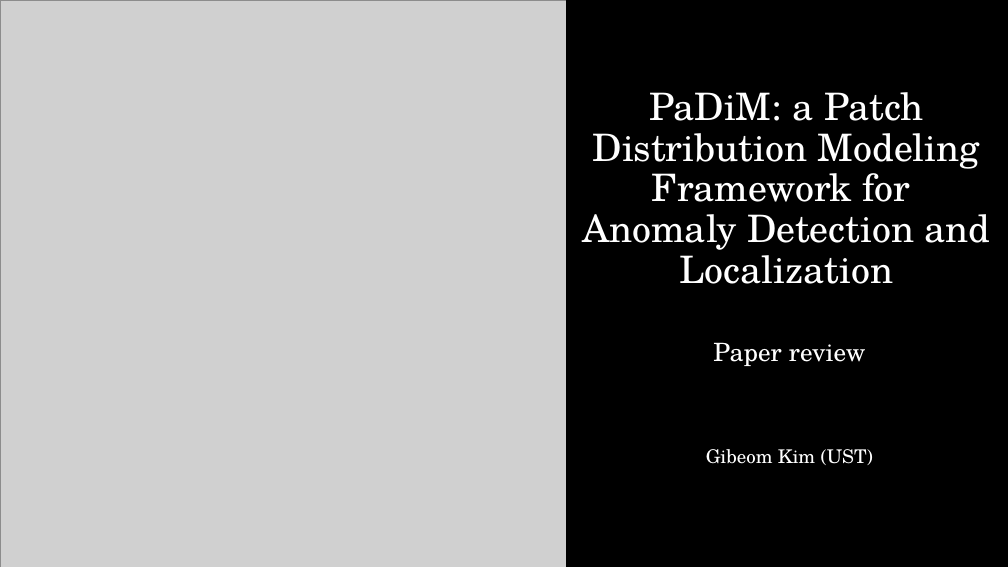
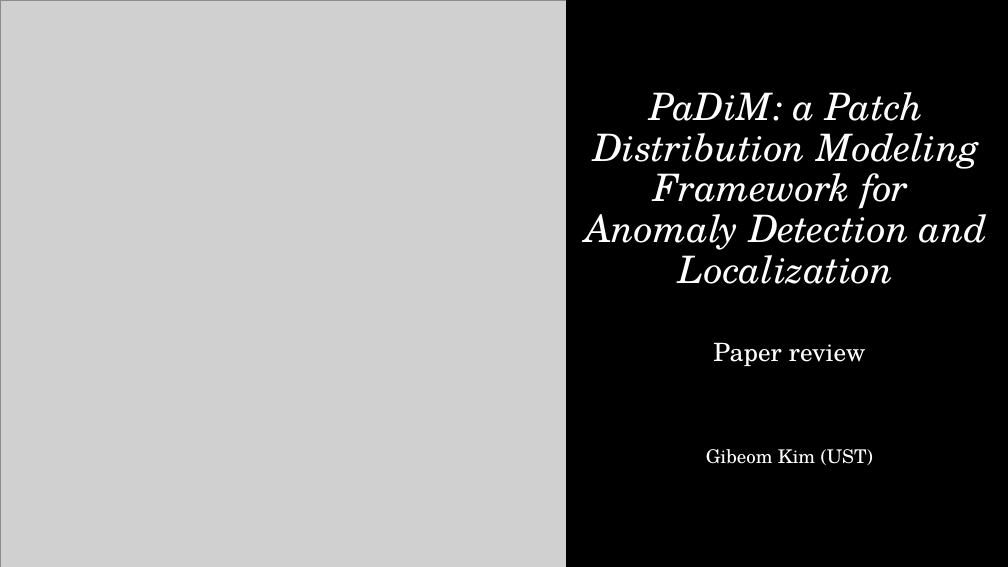
Before and after one commit to chroion/paper-review, a slide deck: slide 1 of Patch Distribution Modeling Framework for Anomaly Detection and Localization/Patch Distribution Modeling Framework for Anomaly Detection and Localization(eng).pptx. Drawn at 1008x567 pixels with LibreOffice and Linux fonts; fonts in the diff are those of the drawing; grey boxes stand for pictures. Boxes give left, top, right and bottom in pixels: in the first picture for what was removed or moved away, otherwise in the second. Text is boxed around its words. In the diff, an @@ line names an element or a change of style, - is before the commit and + after.

Commit message:
6th paper

```diff
--- a/Patch Distribution Modeling Framework for Anomaly Detection and Localization/Patch Distribution Modeling Framework for Anomaly Detection and Localization(eng).pptx
+++ b/Patch Distribution Modeling Framework for Anomaly Detection and Localization/Patch Distribution Modeling Framework for Anomaly Detection and Localization(eng).pptx
@@ title "PaDiM: a Patch Distribution Modeling ..." at box(585, 92, 988, 284): italic on @@
```
